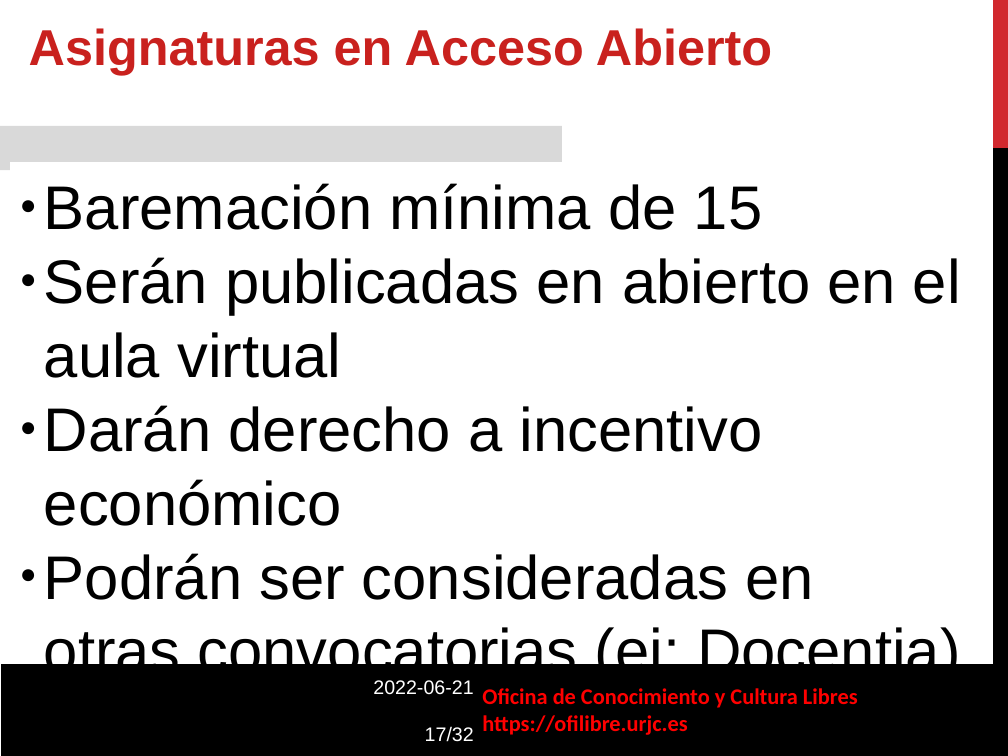
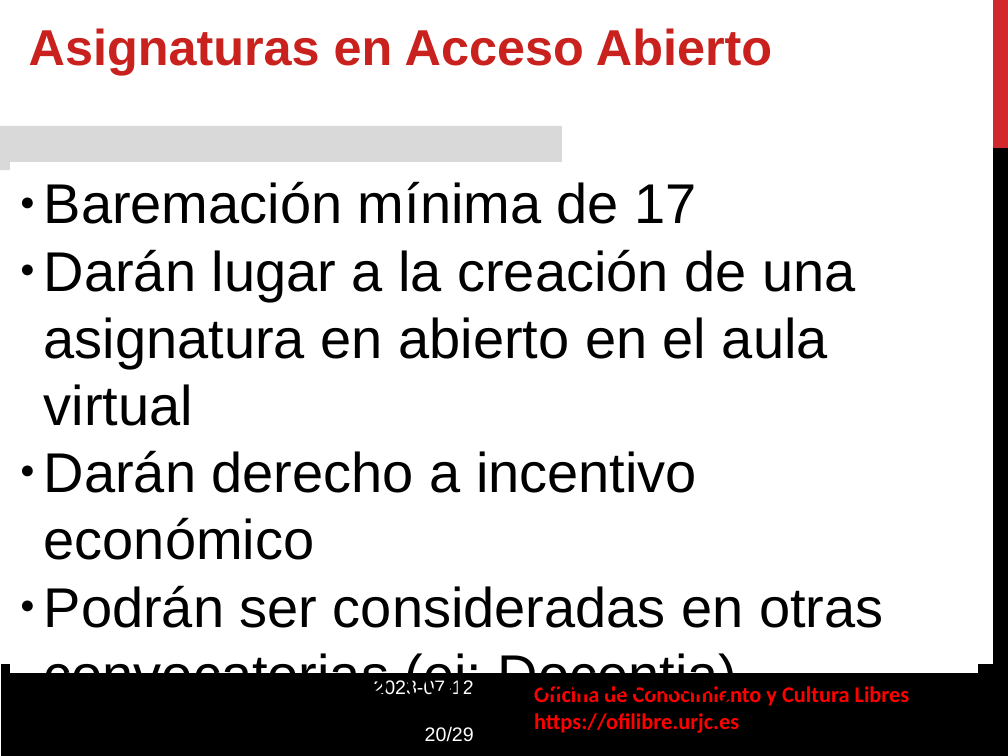
Before and after one commit to gabrielIzquierdo/OfiLibreGabri.github.io, a slide deck: slide 20 of static/transpas/convocatoria-asignaturas-abierto/Convocatoria_Asignaturas_Abierto.odp (slide 17 before the commit). Drawn at 1008x756 pixels with LibreOffice and Linux fonts; fonts in the diff are those of the drawing; background and template pictures are left out. Boxes give left, top, right and bottom in pixels: in the first picture for what was removed or moved away, otherwise in the second. Text is boxed around its words. In the diff, an @@ line names an element or a change of style, - is before the commit and + after.

Commit message:
Nuevas transpas asignaturas en abierto

```diff
--- a/static/transpas/convocatoria-asignaturas-abierto/Convocatoria_Asignaturas_Abierto.odp
+++ b/static/transpas/convocatoria-asignaturas-abierto/Convocatoria_Asignaturas_Abierto.odp
@@ rectangle "Baremación mínima de 17": place and size @@
-rectangle "Baremación mínima de 17" at box(10, 163, 978, 655)
+rectangle "Baremación mínima de 17" at box(10, 163, 978, 673)
@@ text in rectangle at box(44, 181, 855, 426): text changed; size 44 to 40 pt @@
-● Baremación mínima de 15
-● Serán publicadas en abierto en el aula virtual
+● Baremación mínima de 17
+● Darán lugar a la creación de una asignatura en abierto en el aula virtual
@@ text in rectangle at box(44, 450, 883, 702): size 44 to 40 pt in "Darán derecho a incentivo económico", "Podrán ser consideradas en otras convocatorias (ej: ..." @@
@@ text at box(373, 680, 474, 742): text changed @@
-2022-06-21
-17/32
+2023-07-12
+20/29
@@ text "Oficina de Conocimiento y Cultura ...": place and size @@
-text "Oficina de Conocimiento y Cultura ..." at box(482, 688, 858, 735)
+text "Oficina de Conocimiento y Cultura ..." at box(534, 686, 910, 733)
```
Also in this commit, not shown: 20 other slides changed, 5 slides added, 8 slides removed, 3 other files.
